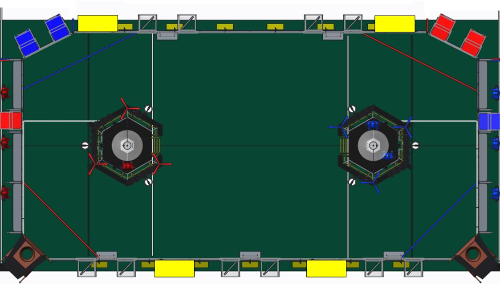
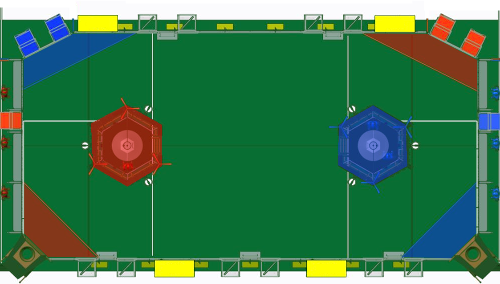
Two versions of the same layered image (500px x 284px). Layer-by-layer changes:
added layer "Blue" (50%) above "Red" over [23, 33, 477, 259]
added layer "Red" (50%) above "field_unedited.png" over [24, 33, 478, 258]
painted on "field_unedited.png" over [0, 7, 500, 284]
